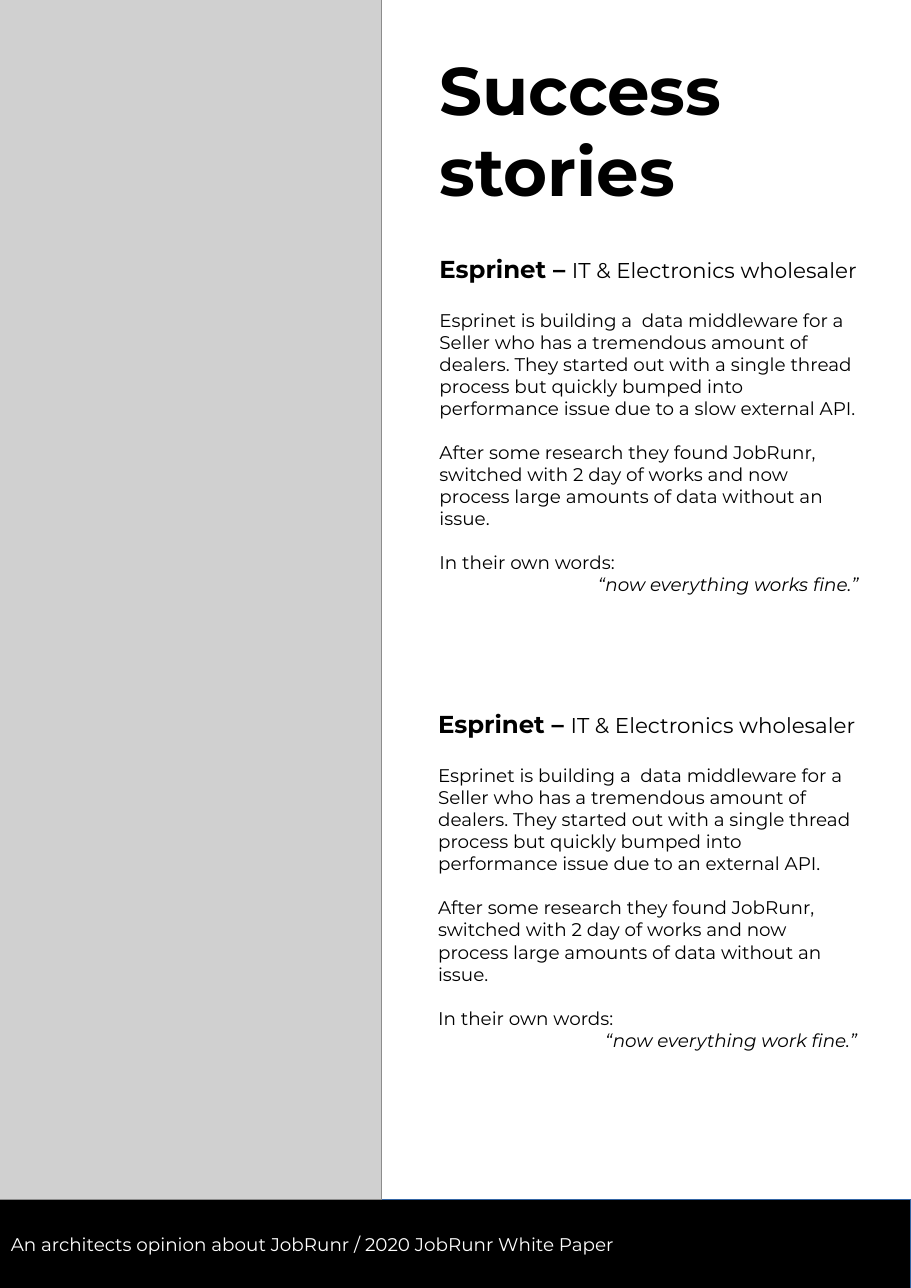
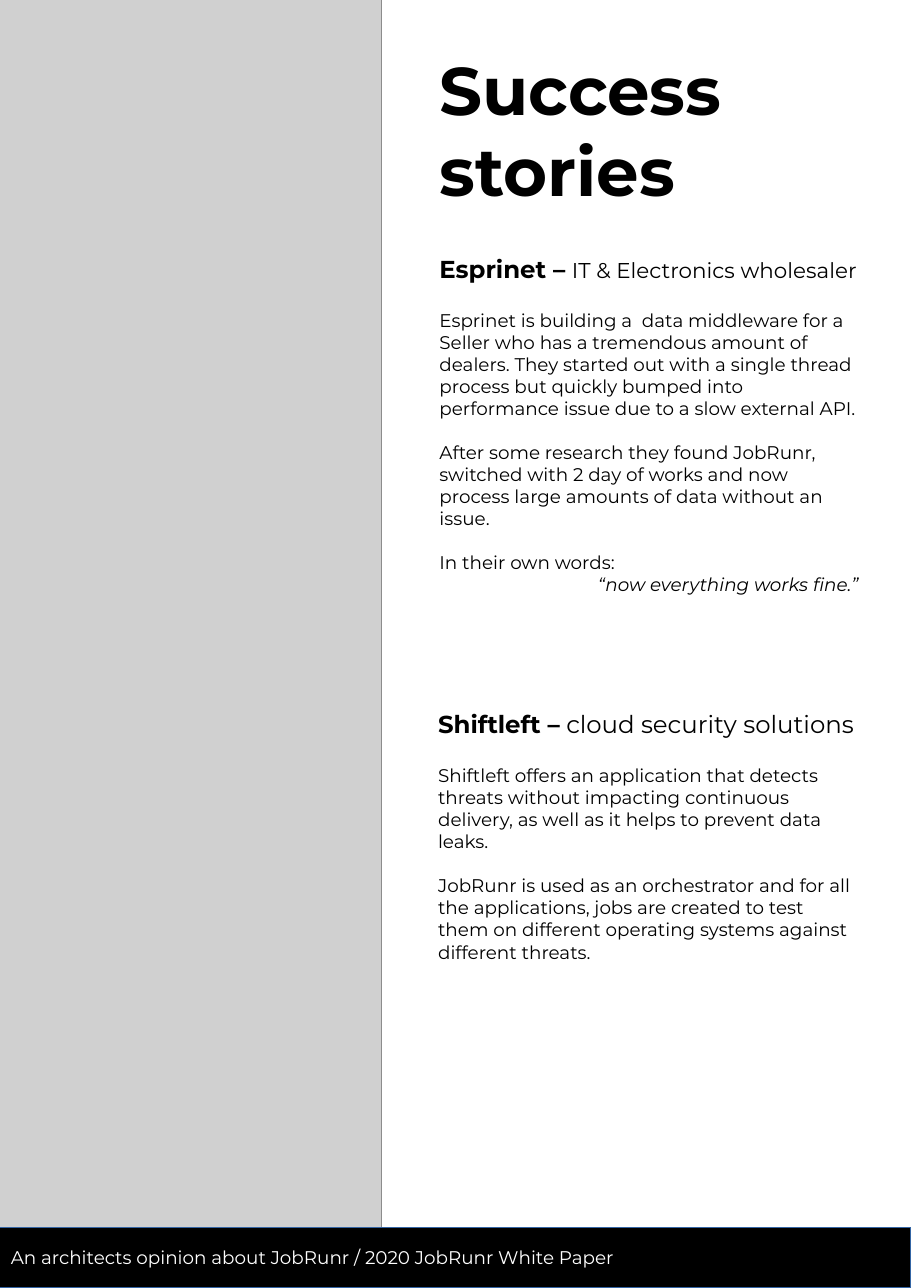
Before and after one commit to jobrunr/website, a slide deck: slide 6 of content/en/white-paper/whitepaper.odp (slide 4 before the commit). Drawn at 911x1288 pixels with LibreOffice and Linux fonts; fonts in the diff are those of the drawing; grey boxes stand for pictures. Boxes give left, top, right and bottom in pixels: in the first picture for what was removed or moved away, otherwise in the second. Text is boxed around its words. In the diff, an @@ line names an element or a change of style, - is before the commit and + after.

```diff
--- a/content/en/white-paper/whitepaper.odp
+++ b/content/en/white-paper/whitepaper.odp
@@ picture: place and size @@
-picture at <box>0,0,381,1200</box>
+picture at <box>0,0,381,1230</box>
@@ text removed at <box>438,713,857,1051</box> @@
-Esprinet – IT & Electronics wholesaler
-Esprinet is building a data middleware for a Seller who has a tremendous amount of dealers. They started out with a single thread process but quickly bumped into performance issue due to an external API.
-After some research they found JobRunr, switched with 2 day of works and now process large amounts of data without an issue.
-In their own words:
-“now everything work fine.”
@@ text added at <box>438,713,853,959</box>, 12 pt, text #000000 @@
+Shiftleft – cloud security solutions
+Shiftleft offers an application that detects threats without impacting continuous delivery, as well as it helps to prevent data leaks.
+JobRunr is used as an orchestrator and for all the applications, jobs are created to test them on different operating systems against different threats.
@@ rectangle "An architects opinion about JobRunr ...": place and size @@
-rectangle "An architects opinion about JobRunr ..." at <box>0,1200,911,1288</box>
+rectangle "An architects opinion about JobRunr ..." at <box>0,1227,911,1288</box>
```
Also in this commit, not shown: 2 other slides changed, 2 slides added, 24 other files.
